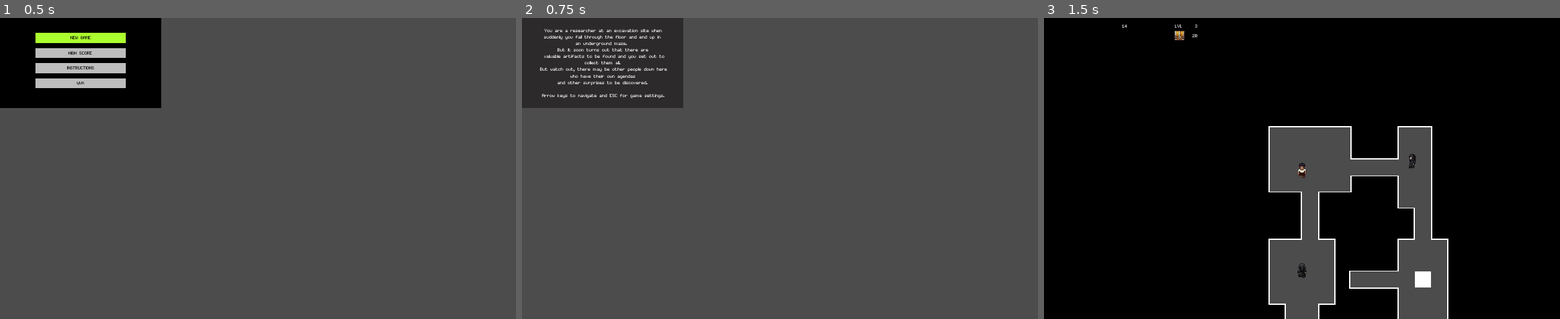
Above: before the commit, frames 1-3 (left to right).
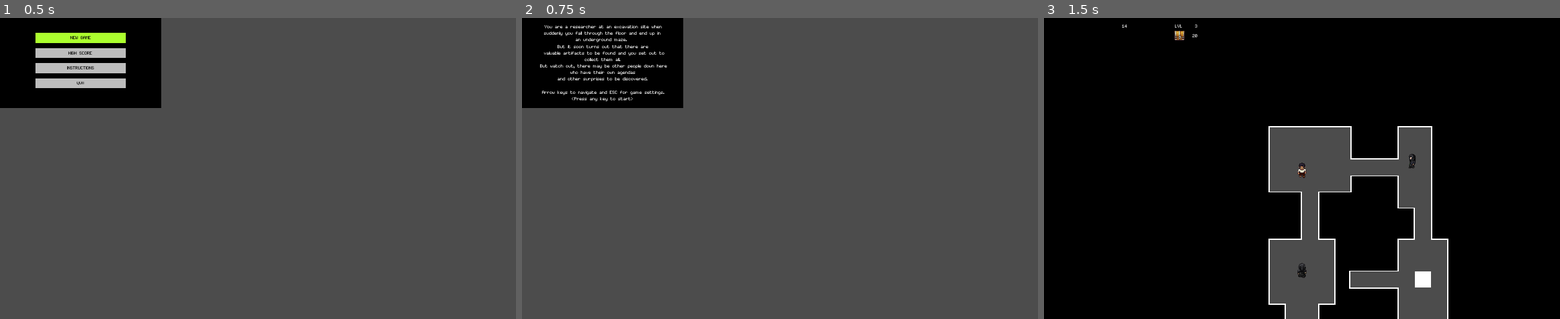
Above: after the commit, the same moments.

Repository: alittek/AC31009-Game
Game: Godot game, scene res://Scenes/StartScreen.tscn
Same seed, same stepped clock (60 frames per second), same inputs: the game is played once before the commit and once after it. Before the commit the project starts from res://StartScreen.tscn.
Inputs:
- Up to frame 1 (0.5 s): no input
- Up to frame 2 (0.75 s): tap Enter at 0.5 s; hold Right (move_right) from 0.53 s (still down); hold Space (interact) from 0.53 s (still down)
- Up to frame 3 (1.5 s): release Right (move_right) at 1.28 s; release Space (interact) at 1.28 s; hold Down (move_down) from 1.28 s (still down); tap Space (interact) at 1.35 s

Frame 1 is identical in both runs. In frame 2, 9.1% of the frame differs, in the area x 0-32%, y 0-30%; in frame 3, nothing differs.

Commit message:
reorganise files

Diff:
--- a/Chest.tscn
+++ b/Scenes/Chest.tscn
@@ -1,16 +1,17 @@
 [gd_scene load_steps=4 format=2]
 
-[ext_resource path="res://TileMap/TreasureChests.png" type="Texture" id=1]
-[ext_resource path="res://Chest.gd" type="Script" id=2]
+[ext_resource path="res://Scripts/Chest.gd" type="Script" id=1]
+[ext_resource path="res://TileMap/TreasureChests.png" type="Texture" id=2]
+
 
 [sub_resource type="RectangleShape2D" id=1]
 
 [node name="Chest" type="Area2D"]
 position = Vector2( 10, 10 )
-script = ExtResource( 2 )
+script = ExtResource( 1 )
 
 [node name="Sprite" type="Sprite" parent="."]
-texture = ExtResource( 1 )
+texture = ExtResource( 2 )
 region_enabled = true
 region_rect = Rect2( 5, 4, 20, 20 )
 
--- a/ExitDoor.tscn
+++ b/Scenes/ExitDoor.tscn
@@ -1,6 +1,7 @@
 [gd_scene load_steps=3 format=2]
 
-[ext_resource path="res://ExitDoor.gd" type="Script" id=1]
+[ext_resource path="res://Scripts/ExitDoor.gd" type="Script" id=1]
+
 
 [sub_resource type="RectangleShape2D" id=1]
 extents = Vector2( 16, 16 )
--- a/GUI.tscn
+++ b/Scenes/GUI.tscn
@@ -1,10 +1,12 @@
 [gd_scene load_steps=6 format=2]
 
 [ext_resource path="res://Font/Font.tres" type="DynamicFont" id=1]
-[ext_resource path="res://MenuPopup.tscn" type="PackedScene" id=2]
-[ext_resource path="res://LevelUI.gd" type="Script" id=3]
-[ext_resource path="res://GameOver.gd" type="Script" id=4]
+[ext_resource path="res://Scenes/MenuPopup.tscn" type="PackedScene" id=2]
+[ext_resource path="res://Scripts/LevelUI.gd" type="Script" id=3]
+[ext_resource path="res://Scripts/GameOver.gd" type="Script" id=4]
 [ext_resource path="res://TileMap/TreasureChests.png" type="Texture" id=5]
+
+
 
 [node name="GUI" type="CanvasLayer"]
 
--- a/GameScore.tscn
+++ b/Scenes/GameScore.tscn
@@ -1,7 +1,8 @@
 [gd_scene load_steps=3 format=2]
 
 [ext_resource path="res://Font/Font.tres" type="DynamicFont" id=1]
-[ext_resource path="res://GameScore.gd" type="Script" id=2]
+[ext_resource path="res://Scripts/GameScore.gd" type="Script" id=2]
+
 
 [node name="Node2D" type="Node2D"]
 script = ExtResource( 2 )
--- a/Instructions.tscn
+++ b/Scenes/Instructions.tscn
@@ -1,7 +1,8 @@
 [gd_scene load_steps=3 format=2]
 
 [ext_resource path="res://Font/Font.tres" type="DynamicFont" id=1]
-[ext_resource path="res://Help.gd" type="Script" id=2]
+[ext_resource path="res://Scripts/Help.gd" type="Script" id=2]
+
 
 [node name="Help" type="Control"]
 margin_right = 40.0
--- a/Intro.tscn
+++ b/Scenes/Intro.tscn
@@ -1,7 +1,7 @@
 [gd_scene load_steps=3 format=2]
 
 [ext_resource path="res://Font/Font.tres" type="DynamicFont" id=1]
-[ext_resource path="res://Intro.gd" type="Script" id=2]
+[ext_resource path="res://Scripts/Intro.gd" type="Script" id=2]
 
 [node name="Node2D" type="Node2D"]
 script = ExtResource( 2 )
@@ -9,7 +9,7 @@
 [node name="ColorRect" type="ColorRect" parent="."]
 margin_right = 320.0
 margin_bottom = 180.0
-color = Color( 0.176471, 0.168627, 0.168627, 1 )
+color = Color( 0, 0, 0, 1 )
 __meta__ = {
 "_edit_use_anchors_": false
 }
@@ -20,6 +20,7 @@
 margin_right = 310.0
 margin_bottom = 170.0
 custom_fonts/font = ExtResource( 1 )
+custom_colors/font_color = Color( 1, 1, 1, 1 )
 text = "You are a researcher at an excavation site when
 suddenly you fall through the floor and end up in
 an underground maze.
@@ -30,6 +31,10 @@
  who have their own agendas
 and other surprises to be discovered.
 
-Arrow keys to navigate and ESC for game settings."
+Arrow keys to navigate and ESC for game settings.
+<Press any key to start>"
 align = 1
 valign = 1
+__meta__ = {
+"_edit_use_anchors_": false
+}
--- a/Map.tscn
+++ b/Scenes/Map.tscn
@@ -1,8 +1,10 @@
 [gd_scene load_steps=52 format=2]
 
-[ext_resource path="res://GUI.tscn" type="PackedScene" id=1]
+[ext_resource path="res://Scenes/GUI.tscn" type="PackedScene" id=1]
 [ext_resource path="res://TileMap/RandomLevelGenTileset.png" type="Texture" id=2]
-[ext_resource path="res://World.gd" type="Script" id=3]
+[ext_resource path="res://Scripts/World.gd" type="Script" id=3]
+
+
 
 [sub_resource type="ConvexPolygonShape2D" id=1]
 points = PoolVector2Array( 0, 0, 32, 0, 32, 32, 0, 32 )
--- a/MenuPopup.tscn
+++ b/Scenes/MenuPopup.tscn
@@ -1,7 +1,8 @@
 [gd_scene load_steps=3 format=2]
 
 [ext_resource path="res://Font/Font.tres" type="DynamicFont" id=1]
-[ext_resource path="res://MenuPopup.gd" type="Script" id=2]
+[ext_resource path="res://Scripts/MenuPopup.gd" type="Script" id=2]
+
 
 [node name="MenuPopup1" type="Popup"]
 pause_mode = 2
--- a/NPC.tscn
+++ b/Scenes/NPC.tscn
@@ -1,7 +1,8 @@
 [gd_scene load_steps=12 format=2]
 
-[ext_resource path="res://NPC/hooded.png" type="Texture" id=1]
-[ext_resource path="res://OtherNPC.gd" type="Script" id=2]
+[ext_resource path="res://Scripts/OtherNPC.gd" type="Script" id=1]
+[ext_resource path="res://NPC/hooded.png" type="Texture" id=2]
+
 
 [sub_resource type="Animation" id=1]
 resource_name = "Idle_down"
@@ -131,10 +132,10 @@
 
 [node name="NPC" type="KinematicBody2D"]
 scale = Vector2( 0.5, 0.5 )
-script = ExtResource( 2 )
+script = ExtResource( 1 )
 
 [node name="Sprite" type="Sprite" parent="."]
-texture = ExtResource( 1 )
+texture = ExtResource( 2 )
 vframes = 4
 hframes = 8
 frame = 4
--- a/Player.tscn
+++ b/Scenes/Player.tscn
@@ -1,8 +1,9 @@
 [gd_scene load_steps=13 format=2]
 
-[ext_resource path="res://Player/PlayerMan.png" type="Texture" id=1]
-[ext_resource path="res://Player.gd" type="Script" id=2]
+[ext_resource path="res://Scripts/Player.gd" type="Script" id=1]
+[ext_resource path="res://Player/PlayerMan.png" type="Texture" id=2]
 [ext_resource path="res://Sounds/Bell.wav" type="AudioStream" id=3]
+
 
 [sub_resource type="Animation" id=1]
 resource_name = "Idle_down"
@@ -133,10 +134,10 @@
 
 [node name="Player" type="KinematicBody2D"]
 scale = Vector2( 0.5, 0.5 )
-script = ExtResource( 2 )
+script = ExtResource( 1 )
 
 [node name="Sprite" type="Sprite" parent="."]
-texture = ExtResource( 1 )
+texture = ExtResource( 2 )
 vframes = 4
 hframes = 8
 frame = 4
--- a/StartScreen.tscn
+++ b/Scenes/StartScreen.tscn
@@ -1,10 +1,10 @@
 [gd_scene load_steps=3 format=2]
 
-[ext_resource path="res://StartScreen.gd" type="Script" id=1]
-[ext_resource path="res://Font/Font.tres" type="DynamicFont" id=2]
+[ext_resource path="res://Font/Font.tres" type="DynamicFont" id=1]
+[ext_resource path="res://Scripts/StartScreen.gd" type="Script" id=2]
 
 [node name="StartScreen" type="Node2D"]
-script = ExtResource( 1 )
+script = ExtResource( 2 )
 
 [node name="ColorRect" type="ColorRect" parent="."]
 margin_right = 320.0
--- a/GameOver.gd
+++ b/Scripts/GameOver.gd
@@ -3,7 +3,7 @@
 onready var finalLevel : Label = get_node("Info/Label_lev")
 onready var finalArt : Label = get_node("Info/Label_art")
 
-var file = load("res://FileSystem.gd").new()
+var file = load("res://Scripts/FileSystem.gd").new()
 onready var world = get_tree().root.get_node("WorldMap")
 #onready var player = get_node("../Player/Player")
 var already_paused
--- a/GameScore.gd
+++ b/Scripts/GameScore.gd
@@ -6,7 +6,7 @@
 onready var score4 : Label = get_node("Score/Label_4")
 onready var score5 : Label = get_node("Score/Label_5")
 
-var file = load("res://FileSystem.gd").new()
+var file = load("res://Scripts/FileSystem.gd").new()
 var array = []
 
 func _ready():
--- a/Intro.gd
+++ b/Scripts/Intro.gd
@@ -3,4 +3,4 @@
 func _input(event):
 	if event is InputEventKey:
 		if event.pressed:
-			get_tree().change_scene("res://Map.tscn")
+			get_tree().change_scene("res://Scenes/Map.tscn")
--- a/MenuPopup.gd
+++ b/Scripts/MenuPopup.gd
@@ -46,10 +46,10 @@
 					#player.set_process_input(true)
 					hide()
 				1:
-					var instr = preload("res://Instructions.tscn").instance()
+					var instr = preload("res://Scenes/Instructions.tscn").instance()
 					add_child(instr)
 				2:
 					# Quit game, back to start screen
 					get_node("/root/WorldMap").queue_free()
-					get_tree().change_scene("res://StartScreen.tscn")
+					get_tree().change_scene("res://Scenes/StartScreen.tscn")
 					get_tree().paused = false
--- a/Score.gd
+++ b/Scripts/Score.gd
@@ -1,7 +1,7 @@
 extends Popup
 
 onready var score : Label = get_node("Score/Label")
-var file = load("res://FileSystem.gd").new()
+var file = load("res://Scripts/FileSystem.gd").new()
 
 func display_score():
 	var newScore = file.load_score()
--- a/StartScreen.gd
+++ b/Scripts/StartScreen.gd
@@ -36,10 +36,10 @@
 		match selected_menu:
 			0:
 				# New game
-				get_tree().change_scene("res://Intro.tscn")
+				get_tree().change_scene("res://Scenes/Intro.tscn")
 			1:
 				# Highscore
-				get_tree().change_scene("res://GameScore.tscn")
+				get_tree().change_scene("res://Scenes/GameScore.tscn")
 
 #				var next_level_resource = load("res://Scenes/World.tscn");
 #				var next_level = next_level_resource.instance()
@@ -48,7 +48,7 @@
 #				queue_free()
 			2:
 				# Instructions
-				var instr = preload("res://Instructions.tscn").instance()
+				var instr = preload("res://Scenes/Instructions.tscn").instance()
 				add_child(instr)
 			3:
 				# Quit game
--- a/World.gd
+++ b/Scripts/World.gd
@@ -1,9 +1,9 @@
 extends Node2D
 
-const Player = preload("res://Player.tscn")
-const Exit = preload("res://ExitDoor.tscn")
-const NPC = preload("res://NPC.tscn")
-const Chest = preload("res://Chest.tscn")
+const Player = preload("res://Scenes/Player.tscn")
+const Exit = preload("res://Scenes/ExitDoor.tscn")
+const NPC = preload("res://Scenes/NPC.tscn")
+const Chest = preload("res://Scenes/Chest.tscn")
 onready var timer_label = get_tree().root.get_node("WorldMap/CanvasLayer/LevelUI/Timer/Label_timer")
 
 # max sizes for world
--- a/project.godot
+++ b/project.godot
@@ -12,7 +12,7 @@
 "base": "Node",
 "class": "Walker",
 "language": "GDScript",
-"path": "res://Walker.gd"
+"path": "res://Scripts/Walker.gd"
 } ]
 _global_script_class_icons={
 "Walker": ""
@@ -21,12 +21,12 @@
 [application]
 
 config/name="MazeGame"
-run/main_scene="res://StartScreen.tscn"
+run/main_scene="res://Scenes/StartScreen.tscn"
 config/icon="res://icon.png"
 
 [autoload]
 
-Global="*res://global.gd"
+Global="*res://Scripts/global.gd"
 
 [display]
 
Not shown: 4 places in Scenes/StartScreen.tscn that only renumber resources
Renamed: Chest.gd -> Scripts/Chest.gd
Renamed: ExitDoor.gd -> Scripts/ExitDoor.gd
Renamed: FileSystem.gd -> Scripts/FileSystem.gd
Renamed: Help.gd -> Scripts/Help.gd
Renamed: LevelUI.gd -> Scripts/LevelUI.gd
Renamed: OtherNPC.gd -> Scripts/OtherNPC.gd
Renamed: Player.gd -> Scripts/Player.gd
Renamed: Walker.gd -> Scripts/Walker.gd
Renamed: global.gd -> Scripts/global.gd
